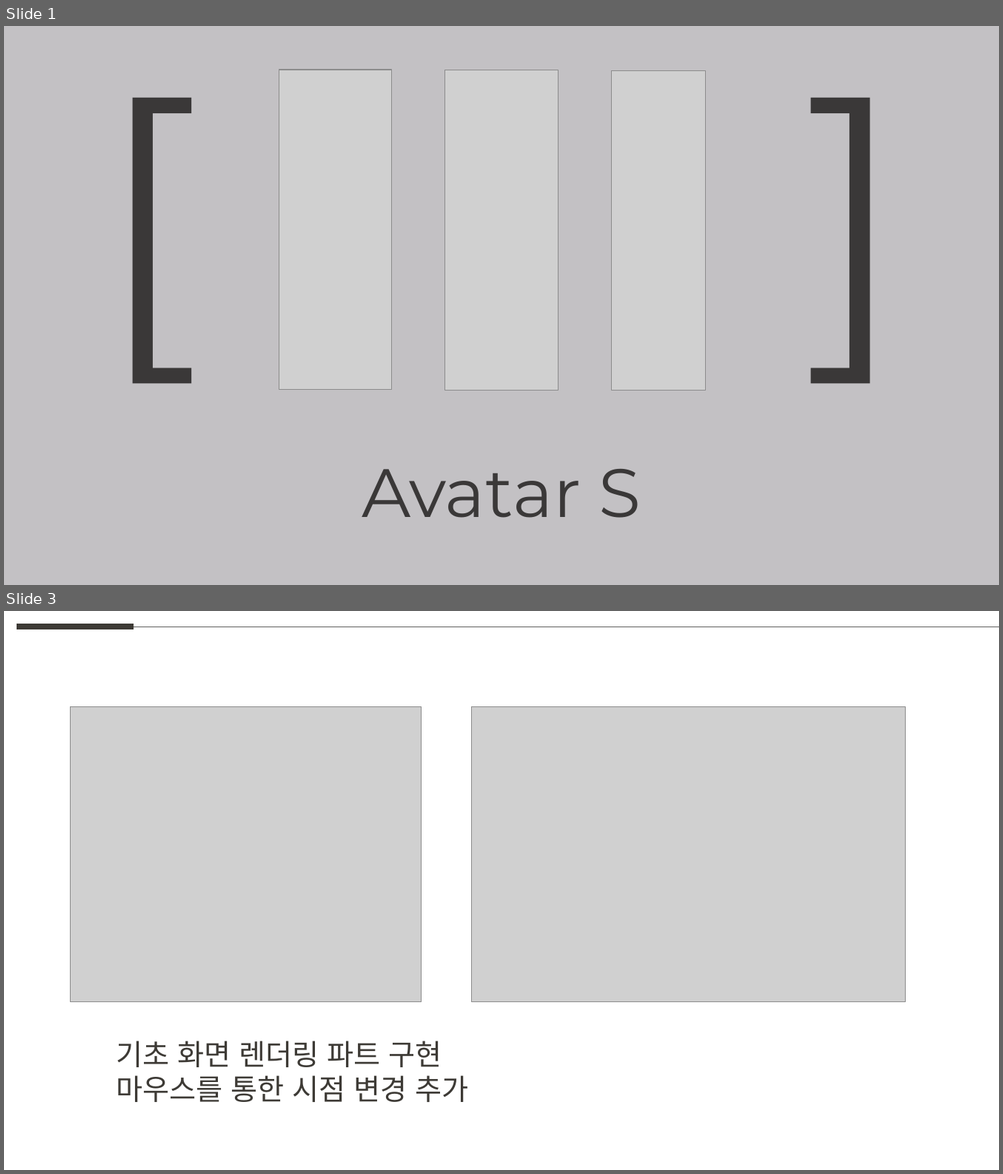
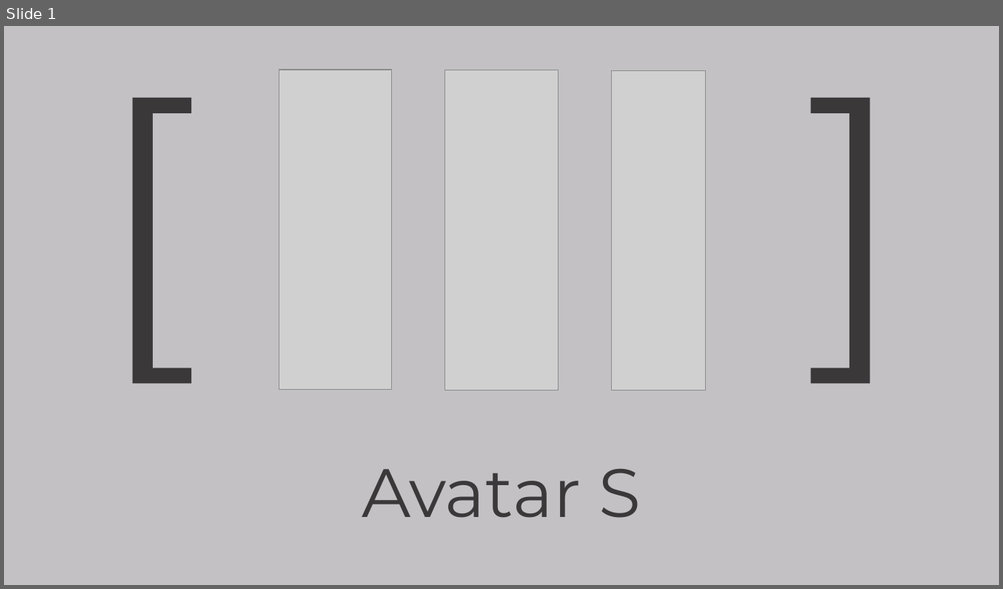
Before and after one commit to weaknessHero/Project_AvatarS, a slide deck: 발표자료/230202/LJHPPT.pptx. Shown one above the other, each under a label of ours: slides 1 and 3 before the commit, slide 1 after it; the slides between them are not shown. The pictures are 1003x1174 and 1003x589 pixels, drawn with LibreOffice and Linux fonts; fonts in the diff are those of the drawing; grey boxes stand for pictures. Boxes give left, top, right and bottom in pixels: in the first picture for what was removed or moved away, otherwise in the second. Text is boxed around its words. In the diff, an @@ line names an element or a change of style, - is before the commit and + after.

```diff
--- a/발표자료/230202/LJHPPT.pptx
+++ b/발표자료/230202/LJHPPT.pptx
@@ slide 3 removed at box(4, 611, 999, 1170), background #FFFFFF @@
@@ line removed from (17, 627) to (134, 627) @@
@@ line removed from (134, 627) to (999, 627) @@
@@ picture removed at box(71, 707, 421, 1002) @@
@@ picture removed at box(472, 707, 906, 1002) @@
@@ text removed at box(116, 1041, 468, 1102) @@
-기초 화면 렌더링 파트 구현
-마우스를 통한 시점 변경 추가
```
Also in this commit, not shown: 2 slides added, 7 other slides removed, 1 other file.
